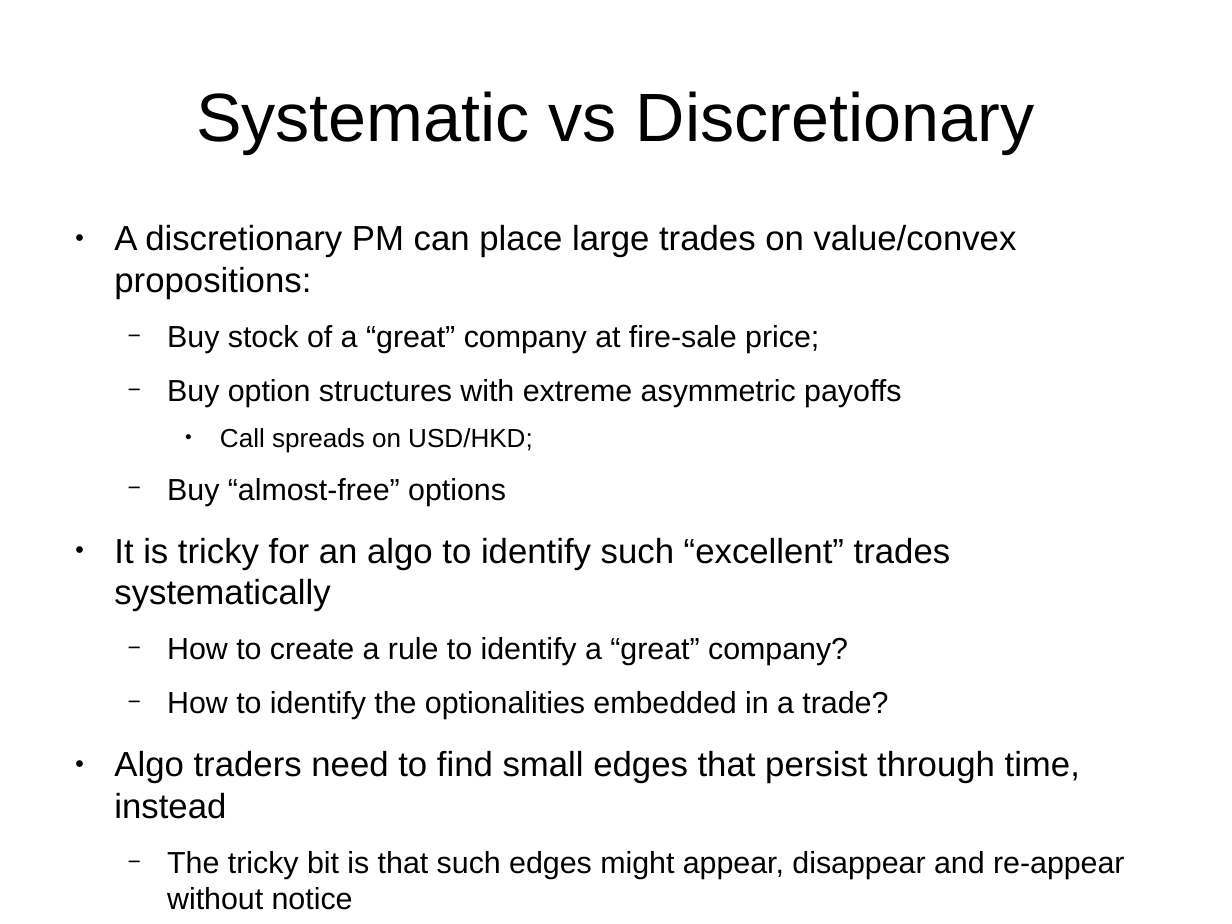
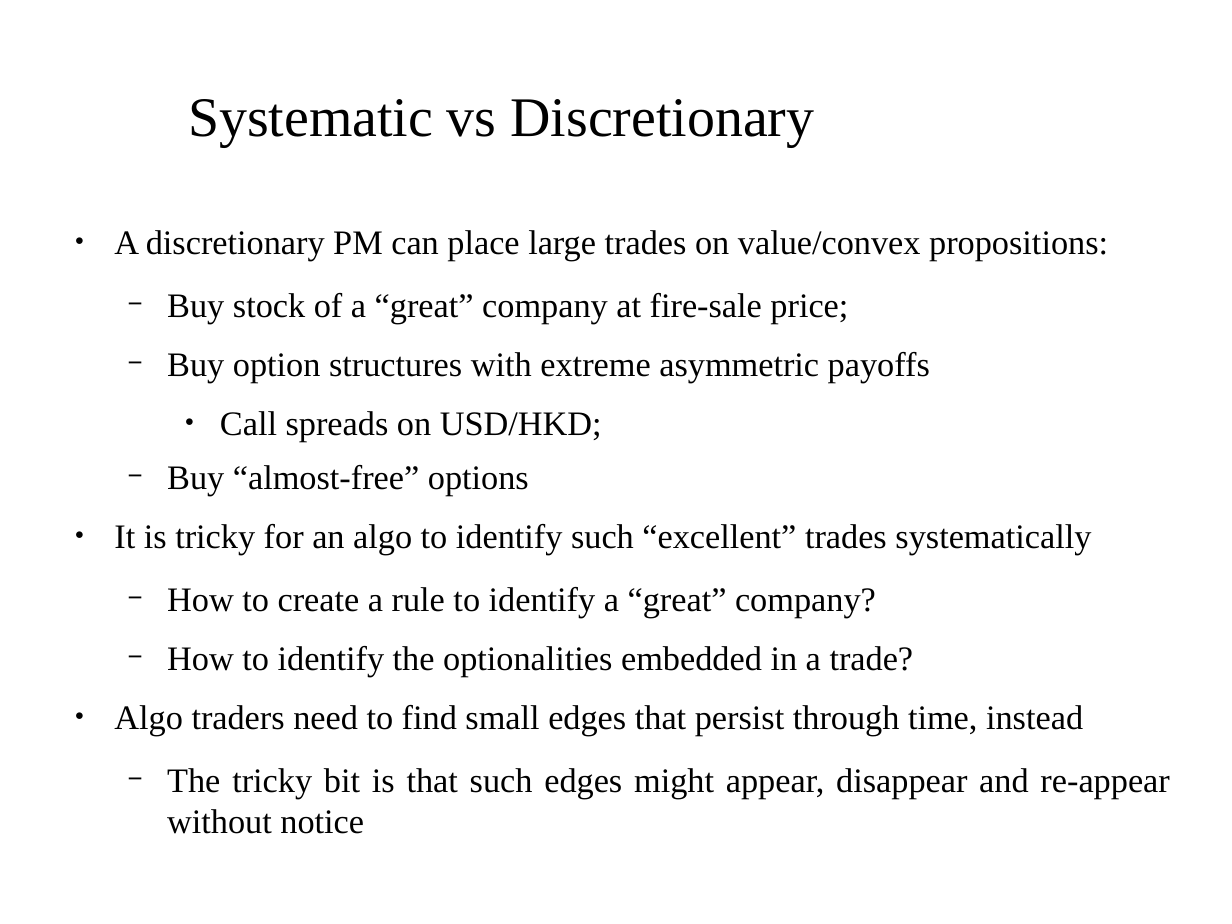
Before and after one commit to bolatroniks/Trading_v2, a slide deck: slide 4 of Alpha Evolution.odp. Drawn at 1232x924 pixels with LibreOffice and Linux fonts; fonts in the diff are those of the drawing; background and template pictures are left out. Boxes give left, top, right and bottom in pixels: in the first picture for what was removed or moved away, otherwise in the second. Text is boxed around its words. In the diff, an @@ line names an element or a change of style, - is before the commit and + after.

```diff
--- a/Alpha Evolution.odp
+++ b/Alpha Evolution.odp
@@ title "Systematic vs Discretionary": place and size @@
-title "Systematic vs Discretionary" at (196, 91, 1034, 153)
+title "Systematic vs Discretionary" at (188, 99, 815, 147)
@@ title "Systematic vs Discretionary" at (188, 99, 815, 147): size 44 to 36 pt, font Arial to Times New Roman @@
@@ text "A discretionary PM can place ..." at (114, 230, 1169, 834): size 22.4 to 22.1 pt in "A discretionary PM can place large trades ...", "It is tricky for an algo to ...", "Algo traders need to find small edges ..."; font Arial to Times New Roman; size 19.6 to 22.1 pt in "Buy stock of a “great” company at ...", "Buy option structures with extreme asymmetric payoffs", "Buy “almost-free” options", "How to create a rule to identify ..." and 2 more places; size 16.8 to 22.1 pt in "Call spreads on USD/HKD;"; alignment left to justified @@
```
Also in this commit, not shown: 14 other slides changed, 4 slides added, 2 slides removed, 2 other files.
